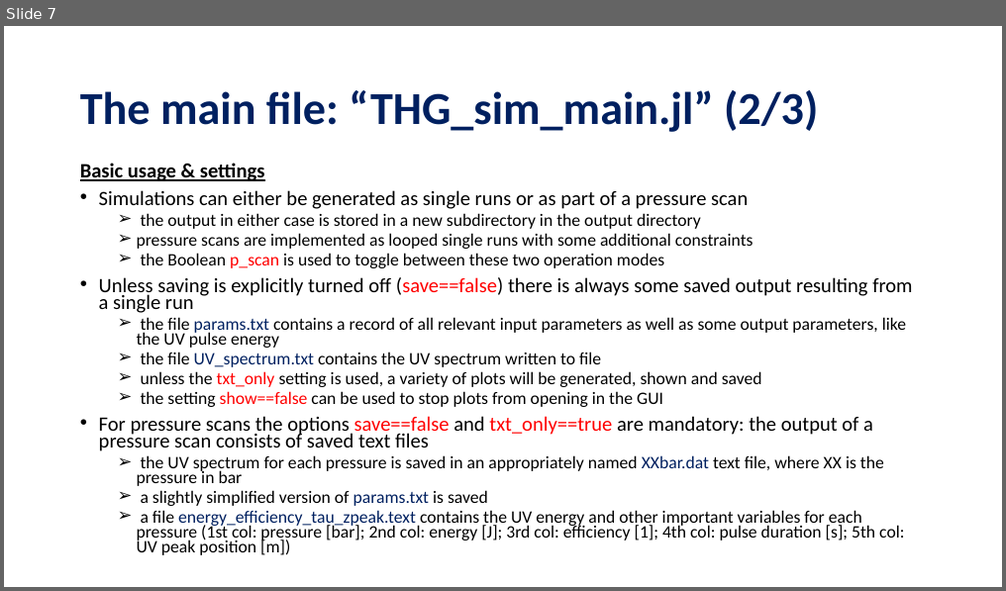
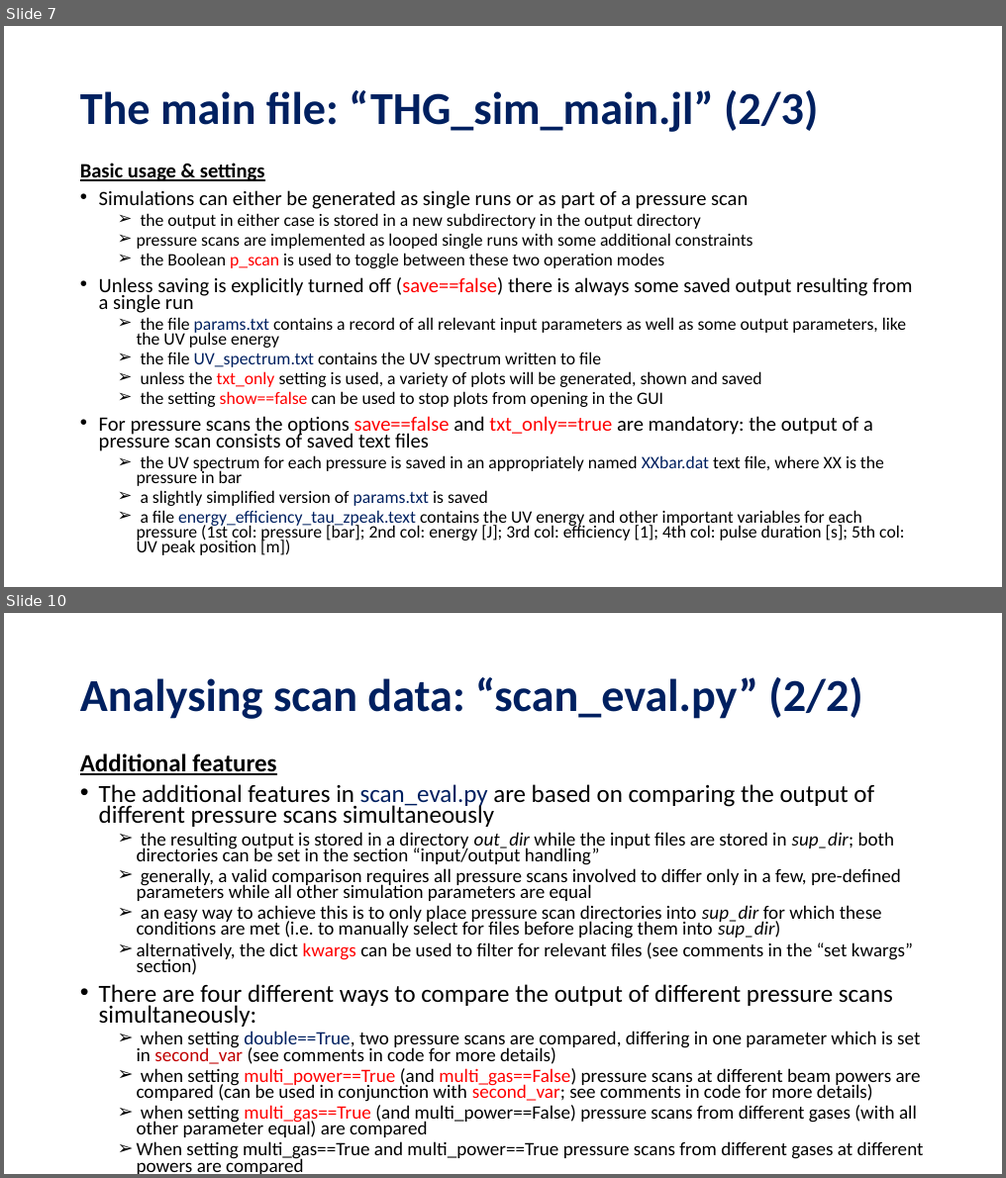
Before and after one commit to david-f-amorim/Simulating-THG-of-few-femtosecond-pulses-in-a-noble-gas-, a slide deck: presentations/DESY - Code Handover.pptx. Shown one above the other, each under a label of ours: slide 7 before the commit, slides 7 and 10 after it; the slides between them are not shown. The pictures are 1006x591 and 1006x1178 pixels, drawn with LibreOffice and Linux fonts; fonts in the diff are those of the drawing. Boxes give left, top, right and bottom in pixels: in the first picture for what was removed or moved away, otherwise in the second. Text is boxed around its words. In the diff, an @@ line names an element or a change of style, - is before the commit and + after.

Commit message:
updated PowerPoints

```diff
--- a/presentations/DESY - Code Handover.pptx
+++ b/presentations/DESY - Code Handover.pptx
@@ slide 10 added at bbox=[4, 613, 1002, 1174], background #FFFFFF @@
@@ title added at bbox=[80, 677, 862, 719], 44 pt, text #002060, bold @@
+Analysing scan data: “scan_eval.py” (2/2)
@@ text added at bbox=[80, 754, 924, 1174], 18.2 pt, text #000000 @@
+Additional features
+• The additional features in scan_eval.py are based on comparing the output of different pressure scans simultaneously
+  ➢ the resulting output is stored in a directory out_dir while the input files are stored in sup_dir; both directories can be set in the section “input/output handling”
+  ➢ generally, a valid comparison requires all pressure scans involved to differ only in a few, pre-defined parameters while all other simulation parameters are equal
+  ➢ an easy way to achieve this is to only place pressure scan directories into sup_dir for which these conditions are met (i.e. to manually select for files before placing them into sup_dir)
+  ➢ alternatively, the dict kwargs can be used to filter for relevant files (see comments in the “set kwargs” section)
+• There are four different ways to compare the output of different pressure scans simultaneously:
+  ➢ when setting double==True, two pressure scans are compared, differing in one parameter which is set in second_var (see comments in code for more details)
+  ➢ when setting multi_power==True (and multi_gas==False) pressure scans at different beam powers are compared (can be used in conjunction with second_var; see comments in code for more details)
+  ➢ when setting multi_gas==True (and multi_power==False) pressure scans from different gases (with all other parameter equal) are compared
+  ➢ When setting multi_gas==True and multi_power==True pressure scans from different gases at different powers are compared
```
Also in this commit, not shown: 5 slides changed, 1 other slide added, 8 other files.
